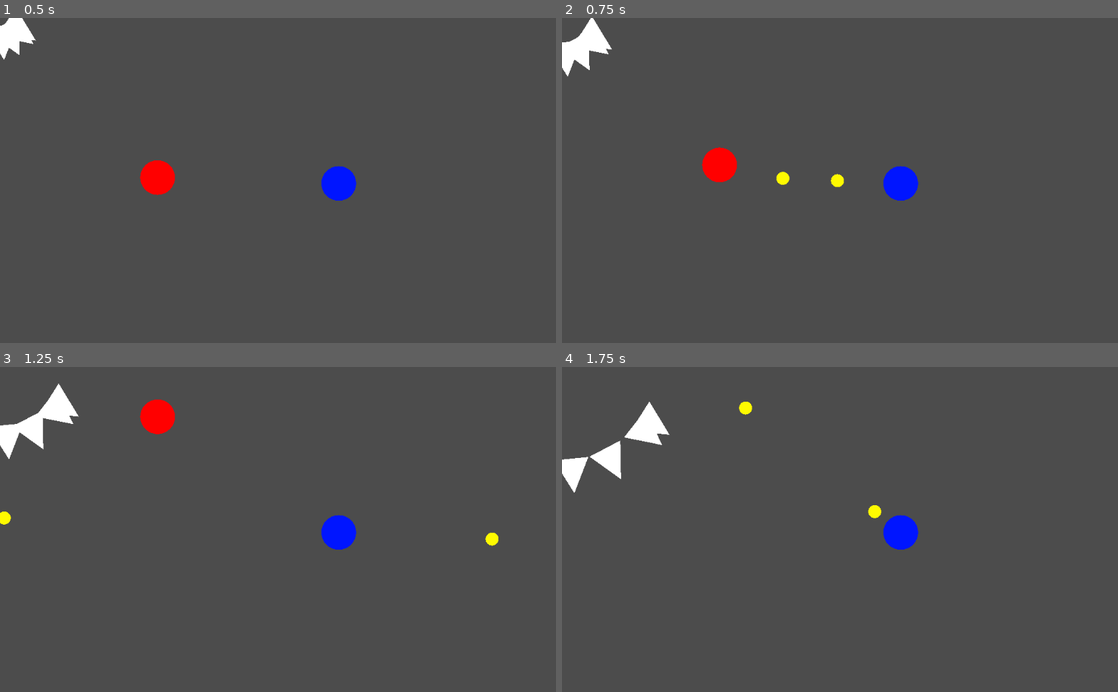
Above: before the commit, frames 1-4 (two rows, left to right).
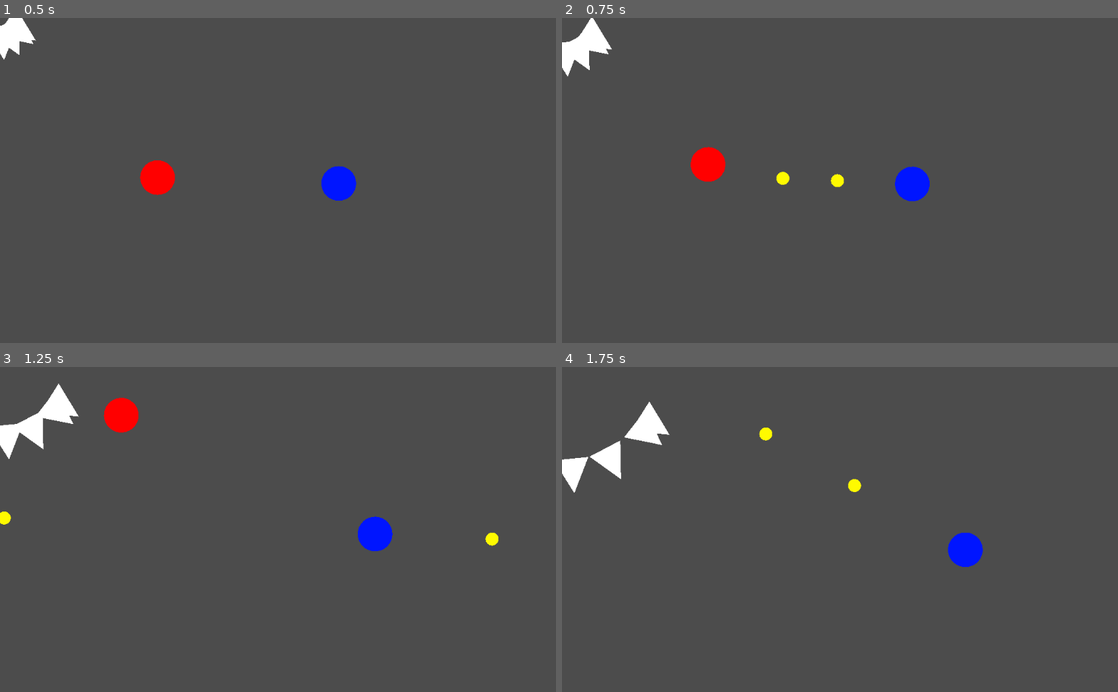
Above: after the commit, the same moments.

Repository: thomas-armena/crossfire
Game: Godot game, scene res://Scenes/Stage/Stage2.tscn
Two runs of this game, one before a commit and one after it. Both use one fixed random seed, a clock stepped at 60 frames per second and the inputs below. This scene is started directly instead of the project's main scene.
Inputs (mouse positions are in pixels of both pictures, inside the frame that each line leads up to):
- Up to frame 1 (0.5 s): no input
- Up to frame 2 (0.75 s): move the mouse to (812, 245) at 0.52 s; hold W (p1_move_up) from 0.53 s (still down); tap Space (p1_shoot) at 0.6 s
- Up to frame 3 (1.25 s): keep holding W (p1_move_up)
- Up to frame 4 (1.75 s): keep holding W (p1_move_up); move the mouse to (1006, 578) at 1.27 s; tap Space (p1_shoot) at 1.35 s

Frame 1 is identical in both runs. In frame 2, 0.9% of the frame differs, in the area x 23-67%, y 39-57%; in frame 3, 2.1%, in the area x 18-71%, y 9-57%; in frame 4, 1.4%.

Commit message:
Added knockback to shooting

Diff:
--- a/Scenes/Players/Player/Player.gd
+++ b/Scenes/Players/Player/Player.gd
@@ -38,7 +38,9 @@
 
 func shoot():
 	var bullet = BULLET.instance()
-	bullet.direction = PI+(global_position - target_player.global_position).angle()
-	print(bullet.direction)
+	var vector = (global_position - target_player.global_position).normalized()
+	bullet.direction = PI+vector.angle()
+	entity.impulse(vector+position, 5000)
+
 	bullet.position = position
 	get_tree().get_root().add_child(bullet)
